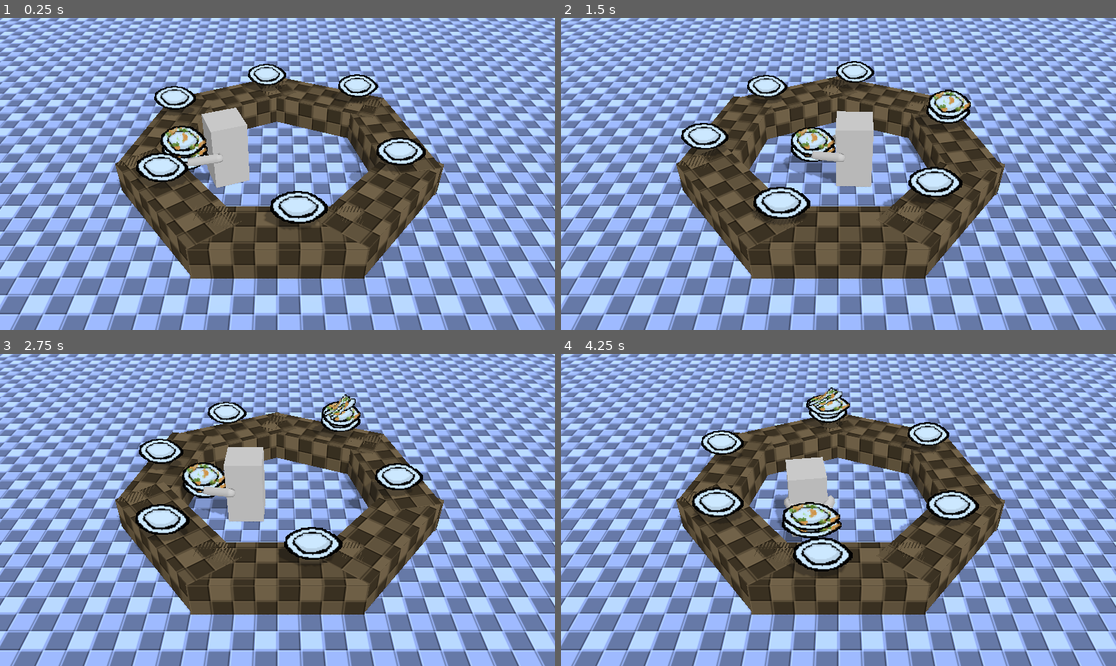
Above: before the commit, frames 1-4 (two rows, left to right).
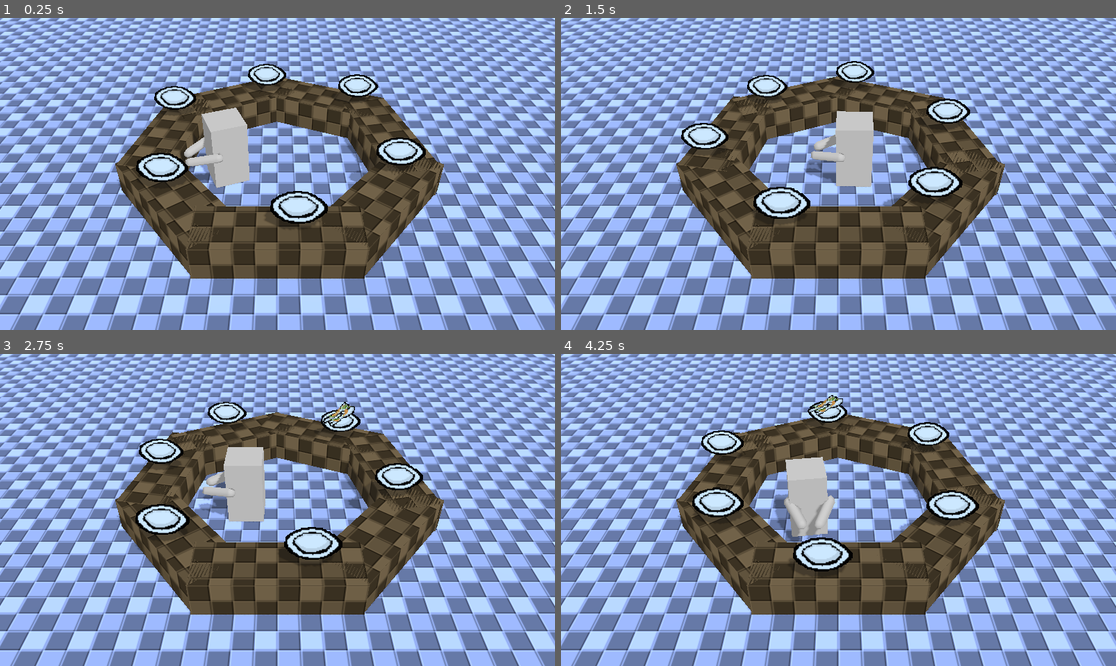
Above: after the commit, the same moments.

Repository: fkaa/gmtk-jam-2025
Game: Godot game, scene res://main.tscn
Two runs of this game, one before a commit and one after it. Both use one fixed random seed, a clock stepped at 60 frames per second and the inputs below.
Inputs (mouse positions are in pixels of both pictures, inside the frame that each line leads up to):
- Up to frame 1 (0.25 s): no input
- Up to frame 2 (1.5 s): move the mouse to (960, 158) at 0.52 s; right-click (960, 158) at 0.6 s; move the mouse to (727, 189) at 1.27 s; click (727, 189) at 1.35 s
- Up to frame 3 (2.75 s): move the mouse to (333, 441) at 2.02 s; right-click (333, 441) at 2.1 s
- Up to frame 4 (4.25 s): move the mouse to (810, 572) at 2.77 s; click (810, 572) at 2.85 s; move the mouse to (1005, 556) at 3.52 s; right-click (1005, 556) at 3.6 s

The runs differ from the first frame. In frame 1, 1.9% of the frame differs, in the area x 21-80%, y 20-74%; in frame 2, 2.4%; in frame 3, 2.4%, in the area x 21-80%, y 12-74%; in frame 4, 2.4%.

Commit message:
remove starting plates from player

Diff:
--- a/scenes/player/player.gd
+++ b/scenes/player/player.gd
@@ -1,7 +1,5 @@
 extends CharacterBody3D
 class_name Player
-
-const DIRTY_PLATE = preload("res://scenes/conveyor_belt/plate_items/dirty_plate.tscn")
 
 @onready var navigation_agent_3d: NavigationAgent3D = $NavigationAgent3D
 @onready var plate_hold_position: Marker3D = $PlateHoldPosition
@@ -15,9 +13,7 @@
 var _held_items: Array[Node3D] = []
 
 func _ready() -> void:
-	_hold_item(DIRTY_PLATE.instantiate())
-	_hold_item(DIRTY_PLATE.instantiate())
-	_hold_item(DIRTY_PLATE.instantiate())
+	pass
 
 func _physics_process(delta: float) -> void:
 	if target_node:
